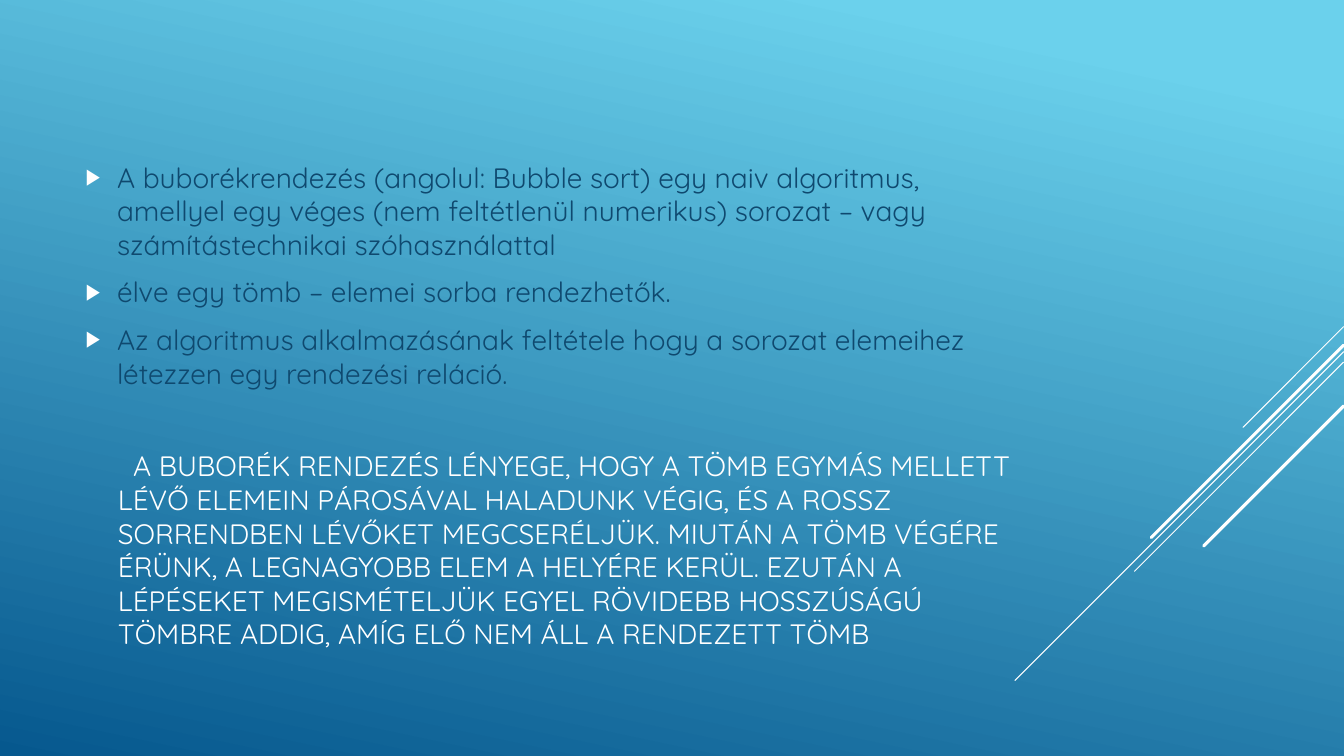
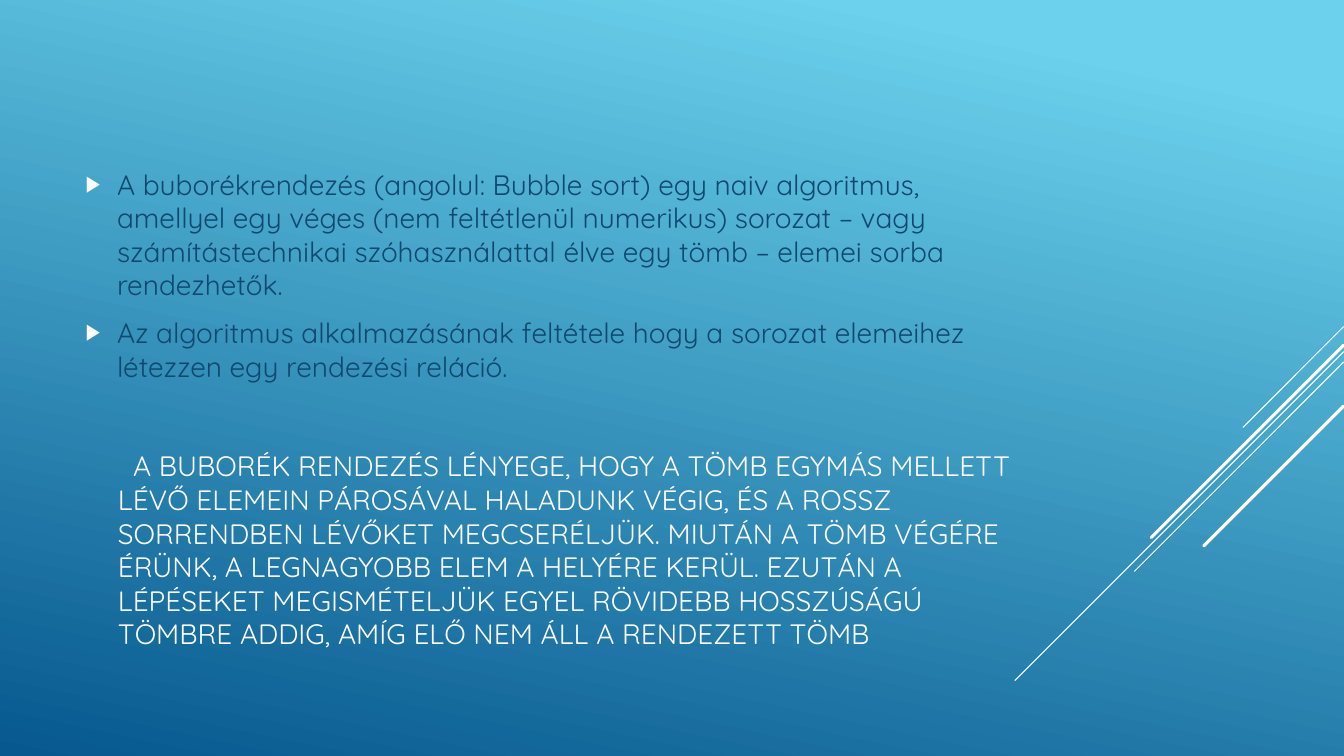
Before and after one commit to monusbence/3asprojekt, a slide deck: slide 2 of Buborékrendezés.pptx. Drawn at 1344x756 pixels with LibreOffice and Linux fonts; fonts in the diff are those of the drawing. Boxes give left, top, right and bottom in pixels: in the first picture for what was removed or moved away, otherwise in the second. Text is boxed around its words. In the diff, an @@ line names an element or a change of style, - is before the commit and + after.

```diff
--- a/Buborékrendezés.pptx
+++ b/Buborékrendezés.pptx
@@ text at bbox=[117, 174, 944, 295]: text changed @@
-▶ A buborékrendezés (angolul: Bubble sort) egy naiv algoritmus, amellyel egy véges (nem feltétlenül numerikus) sorozat – vagy számítástechnikai szóhasználattal
-▶ élve egy tömb – elemei sorba rendezhetők.
+▶ A buborékrendezés (angolul: Bubble sort) egy naiv algoritmus, amellyel egy véges (nem feltétlenül numerikus) sorozat – vagy számítástechnikai szóhasználattal élve egy tömb – elemei sorba rendezhetők.
```
